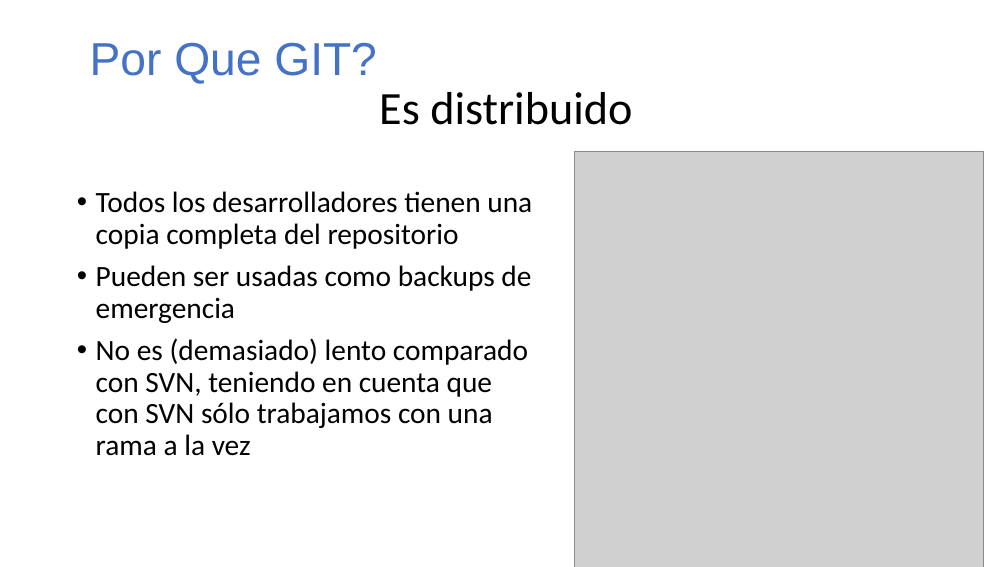
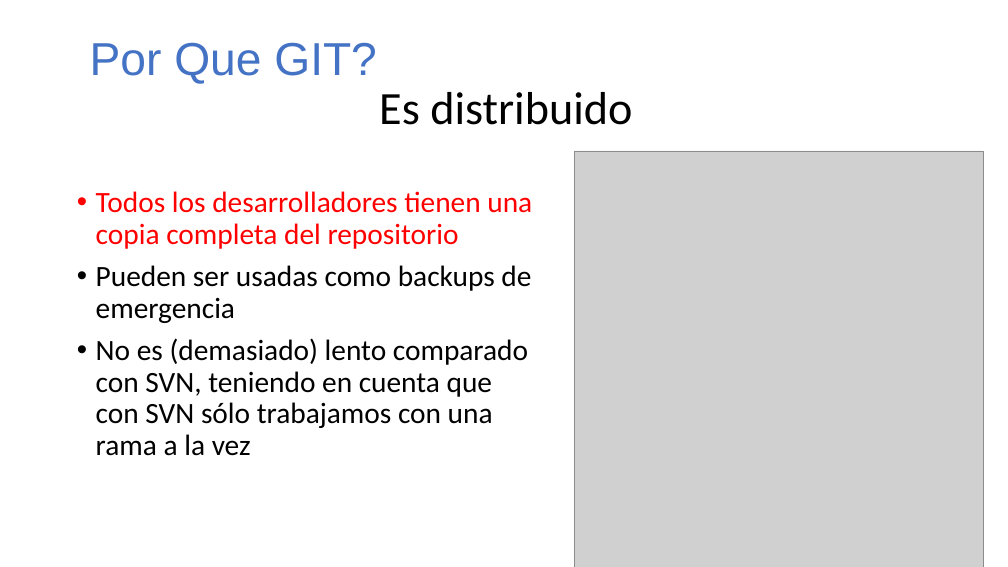
Before and after one commit to sightes/COFFETALKS, a slide deck: slide 15 of Github ppt coderhouse.pptx. Drawn at 1008x567 pixels with LibreOffice and Linux fonts; fonts in the diff are those of the drawing; grey boxes stand for pictures. Boxes give left, top, right and bottom in pixels: in the first picture for what was removed or moved away, otherwise in the second. Text is boxed around its words. In the diff, an @@ line names an element or a change of style, - is before the commit and + after.

```diff
--- a/Github ppt coderhouse.pptx
+++ b/Github ppt coderhouse.pptx
@@ text at (96, 191, 532, 249): text colour #000000 to #FF0000 in "Todos los desarrolladores tienen una copia completa ..." @@
```
Also in this commit, not shown: 1 other file.
